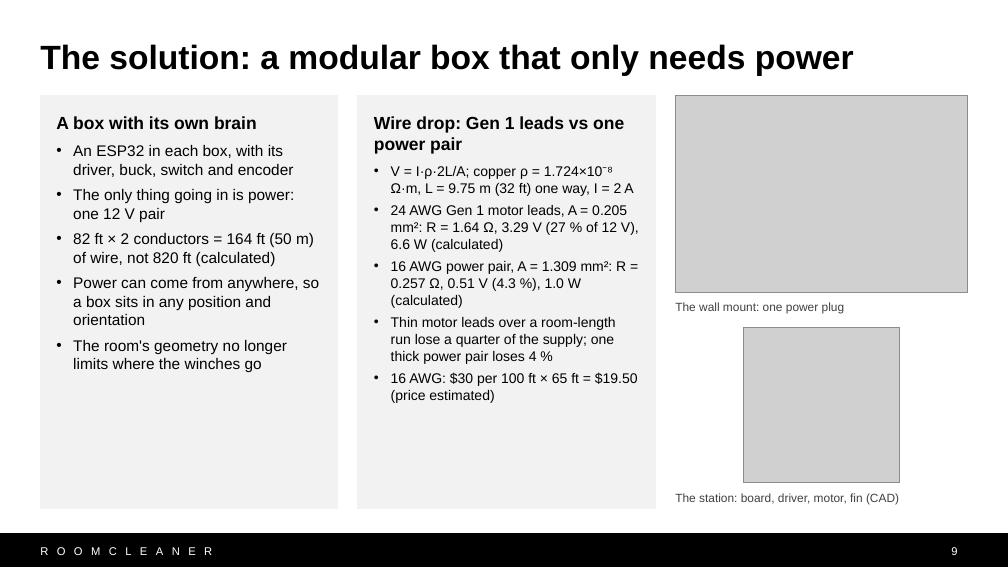
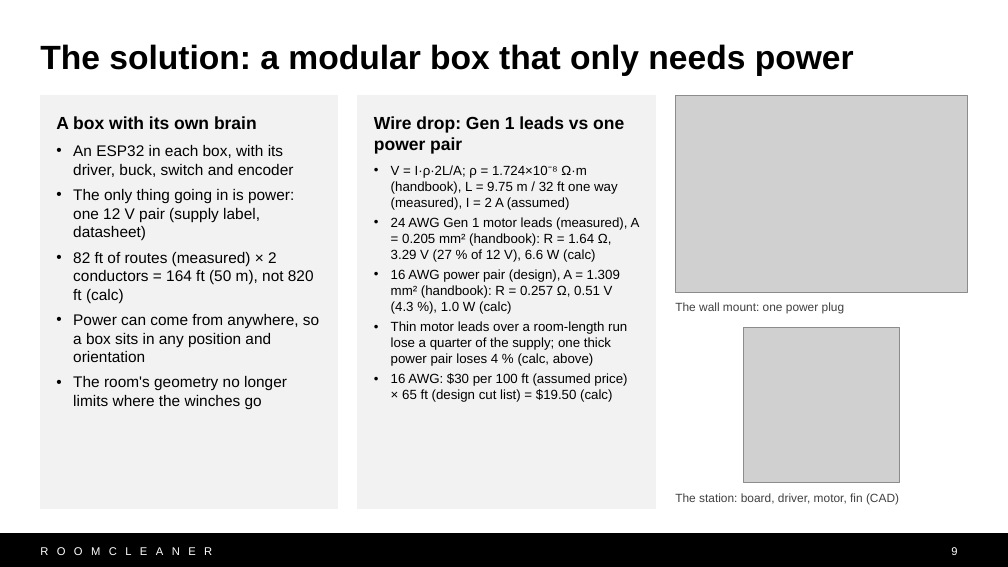
Before and after one commit to Jaspario1199/RoomCleaner, a slide deck: slide 9 of docs/presentation/deck_v10/RoomCleaner_Buntinx_v10.pptx. Drawn at 1008x567 pixels with LibreOffice and Linux fonts; fonts in the diff are those of the drawing; grey boxes stand for pictures. Boxes give left, top, right and bottom in pixels: in the first picture for what was removed or moved away, otherwise in the second. Text is boxed around its words. In the diff, an @@ line names an element or a change of style, - is before the commit and + after.

```diff
--- a/docs/presentation/deck_v10/RoomCleaner_Buntinx_v10.pptx
+++ b/docs/presentation/deck_v10/RoomCleaner_Buntinx_v10.pptx
@@ text in rectangle at [391, 165, 640, 402]: text changed; size 10 to 9.5 pt @@
-• V = I·ρ·2L/A; copper ρ = 1.724×10⁻⁸ Ω·m, L = 9.75 m (32 ft) one way, I = 2 A
-• 24 AWG Gen 1 motor leads, A = 0.205 mm²: R = 1.64 Ω, 3.29 V (27 % of 12 V), 6.6 W (calculated)
-• 16 AWG power pair, A = 1.309 mm²: R = 0.257 Ω, 0.51 V (4.3 %), 1.0 W (calculated)
-• Thin motor leads over a room-length run lose a quarter of the supply; one thick power pair loses 4 %
-• 16 AWG: $30 per 100 ft × 65 ft = $19.50 (price estimated)
+• V = I·ρ·2L/A; ρ = 1.724×10⁻⁸ Ω·m (handbook), L = 9.75 m / 32 ft one way (measured), I = 2 A (assumed)
+• 24 AWG Gen 1 motor leads (measured), A = 0.205 mm² (handbook): R = 1.64 Ω, 3.29 V (27 % of 12 V), 6.6 W (calc)
+• 16 AWG power pair (design), A = 1.309 mm² (handbook): R = 0.257 Ω, 0.51 V (4.3 %), 1.0 W (calc)
+• Thin motor leads over a room-length run lose a quarter of the supply; one thick power pair loses 4 % (calc, above)
+• 16 AWG: $30 per 100 ft (assumed price) × 65 ft (design cut list) = $19.50 (calc)
@@ text in rectangle at [73, 189, 314, 303]: text changed @@
-• The only thing going in is power: one 12 V pair
-• 82 ft × 2 conductors = 164 ft (50 m) of wire, not 820 ft (calculated)
+• The only thing going in is power: one 12 V pair (supply label, datasheet)
+• 82 ft of routes (measured) × 2 conductors = 164 ft (50 m), not 820 ft (calc)
```
Also in this commit, not shown: 12 other slides changed, 14 other files.
